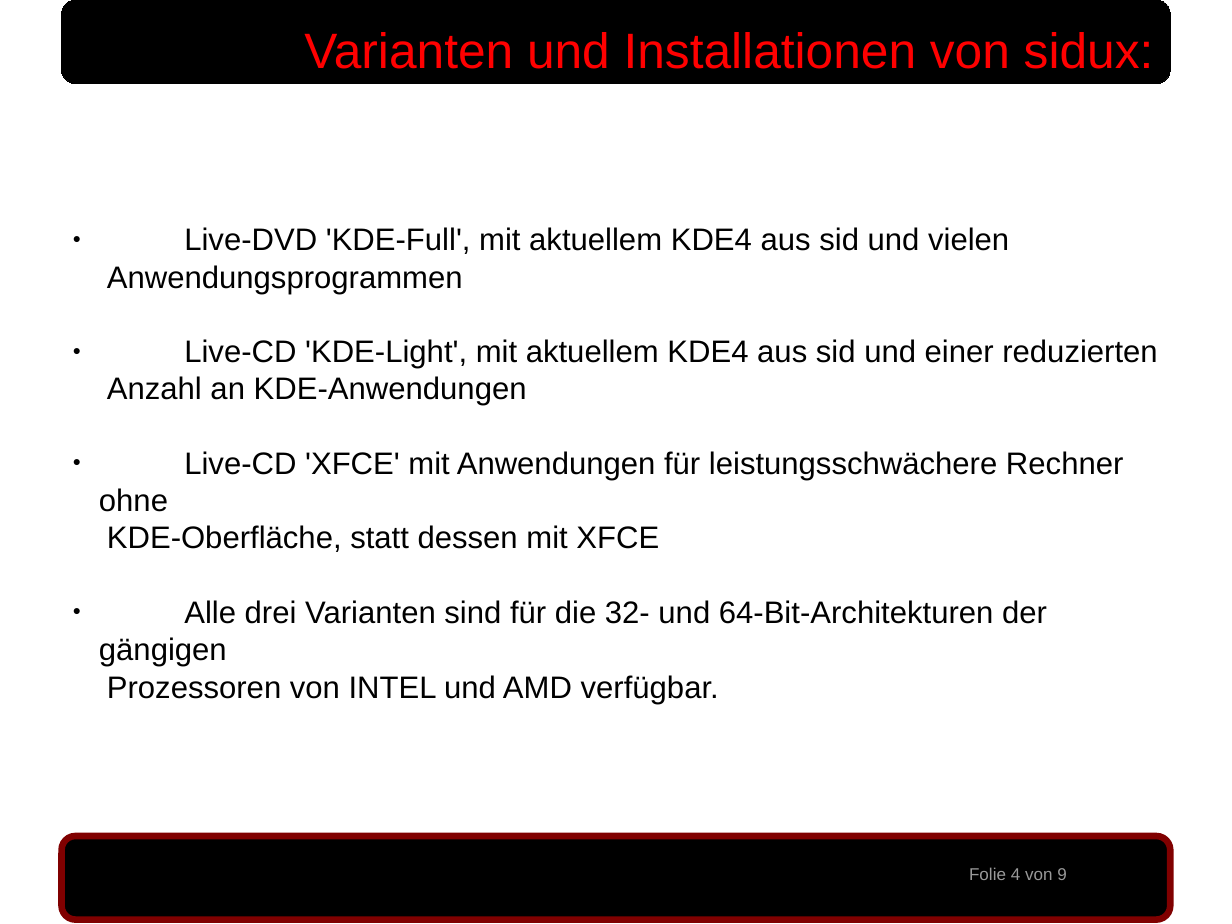
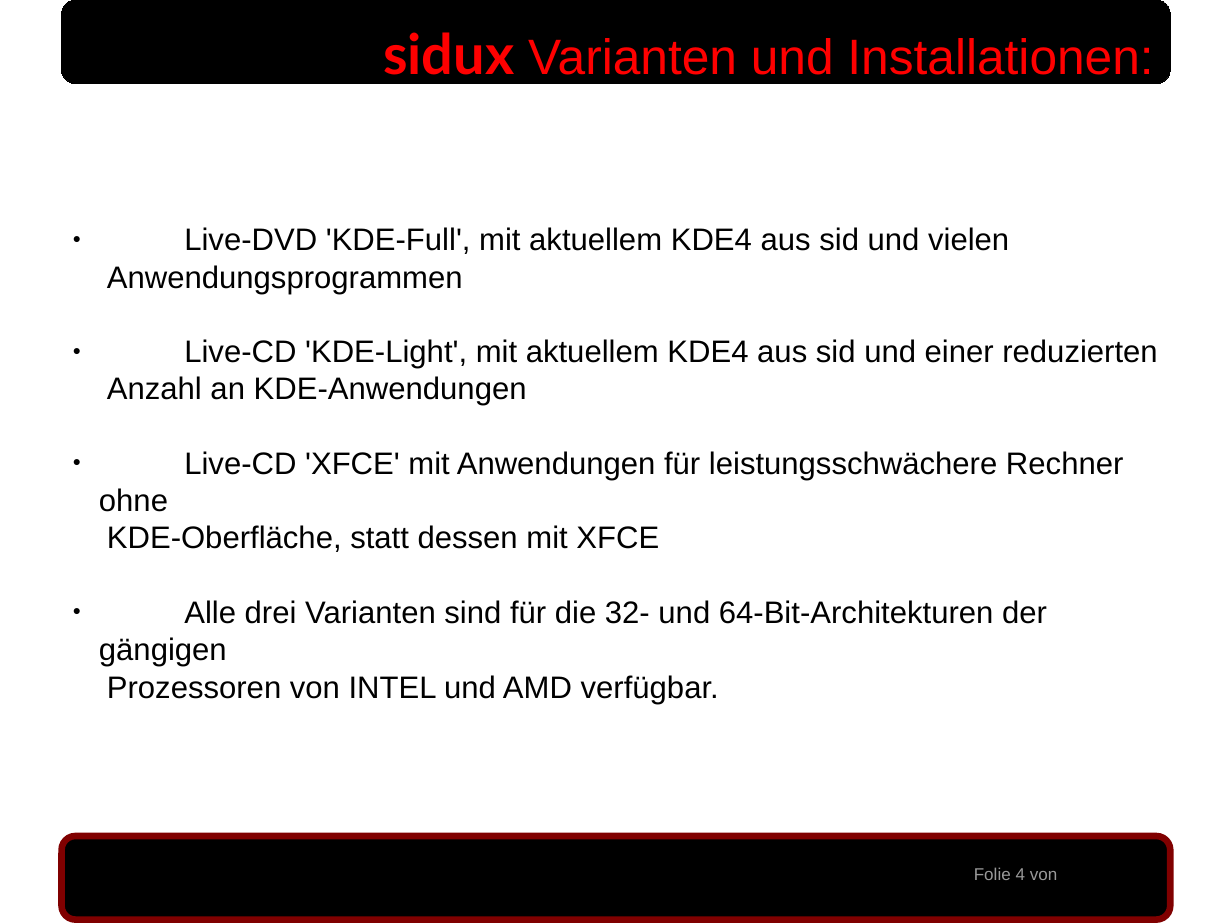
Before and after one commit to sidux-ev/praesentation, a slide deck: slide 4 of bin/sigint2010_koeln.odp. Drawn at 1232x924 pixels with LibreOffice and Linux fonts; fonts in the diff are those of the drawing; background and template pictures are left out. Boxes give left, top, right and bottom in pixels: in the first picture for what was removed or moved away, otherwise in the second. Text is boxed around its words. In the diff, an @@ line names an element or a change of style, - is before the commit and + after.

Commit message:
odp angepasst, sidux in dustismo +4pt (ttf-dustin muss installiert werden!), sidux-ev in arial, fett, inhalt wie in txt sidux im header dustimo +4pt, fett hinweis in ODP bzgl. FONT auf 1. seite (remove me after finalisation) pdf aus odp kleinere typos

```diff
--- a/bin/sigint2010_koeln.odp
+++ b/bin/sigint2010_koeln.odp
@@ text at <box>383,32,1153,75</box>: text changed @@
-Varianten und Installationen von sidux:
+sidux Varianten und Installationen:
@@ page number at <box>974,867,1058,880</box>: text changed @@
-Folie 4 von 9
+Folie 4 von
```
Also in this commit, not shown: 8 other slides changed, 3 other files.
